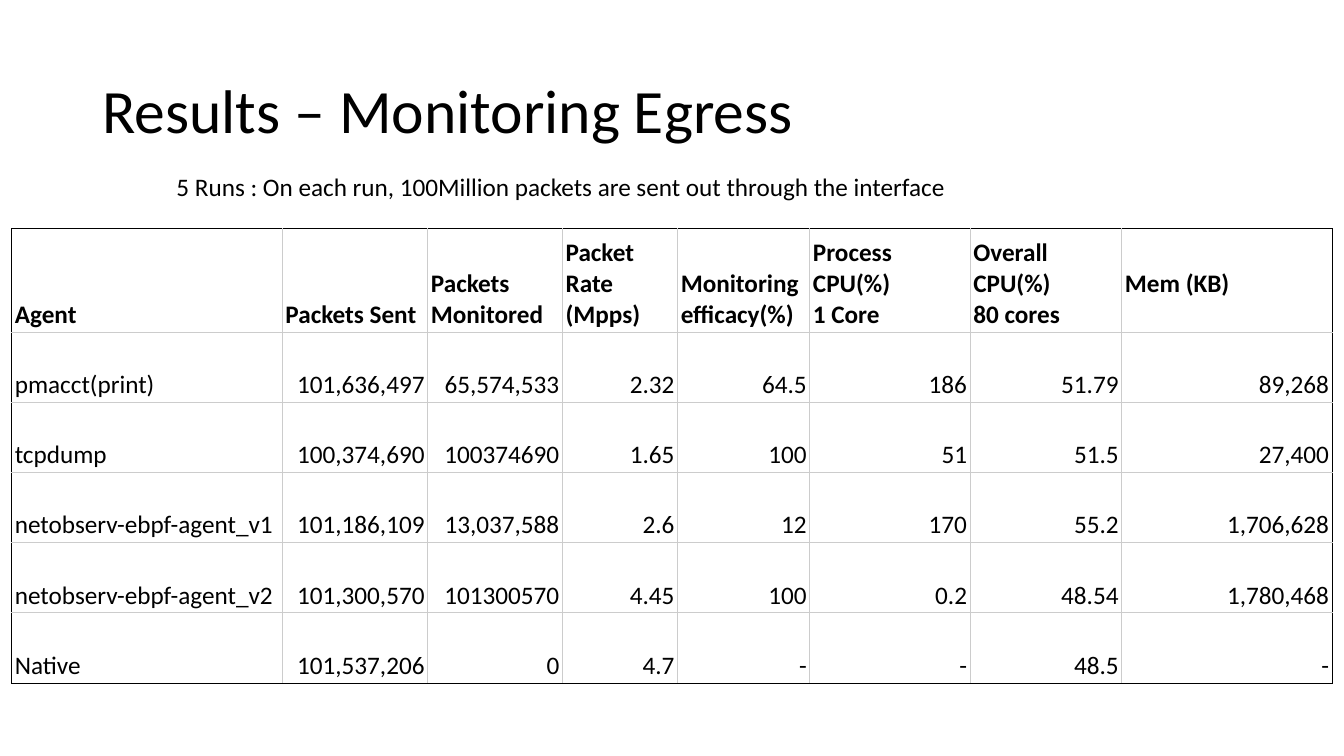
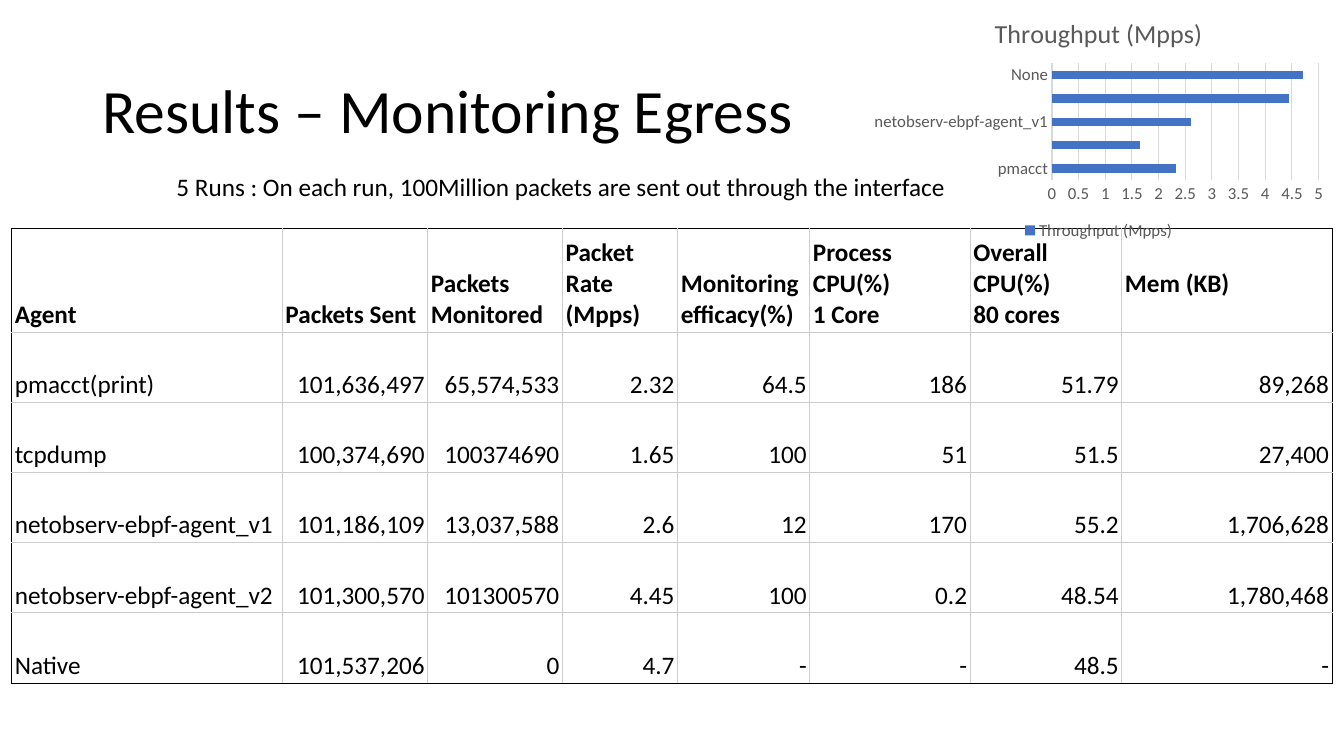
Before and after one commit to netobserv/netobserv-ebpf-agent, a slide deck: slide 5 of docs/measurements.pptx. Drawn at 1344x756 pixels with LibreOffice and Linux fonts; fonts in the diff are those of the drawing. Boxes give left, top, right and bottom in pixels: in the first picture for what was removed or moved away, otherwise in the second. Text is boxed around its words. In the diff, an @@ line names an element or a change of style, - is before the commit and + after.

Commit message:
Add chart for throughput

```diff
--- a/docs/measurements.pptx
+++ b/docs/measurements.pptx
@@ bar chart added at bbox=[865, 0, 1332, 244] @@
+title "Throughput (Mpps)"
+categories: pmacct, tcpdump, netobserv-ebpf-agent_v1, netobserv-ebpf-agent_v2, None
+Throughput (Mpps): 2.3, 1.6, 2.6, 4.5, 4.7
```
